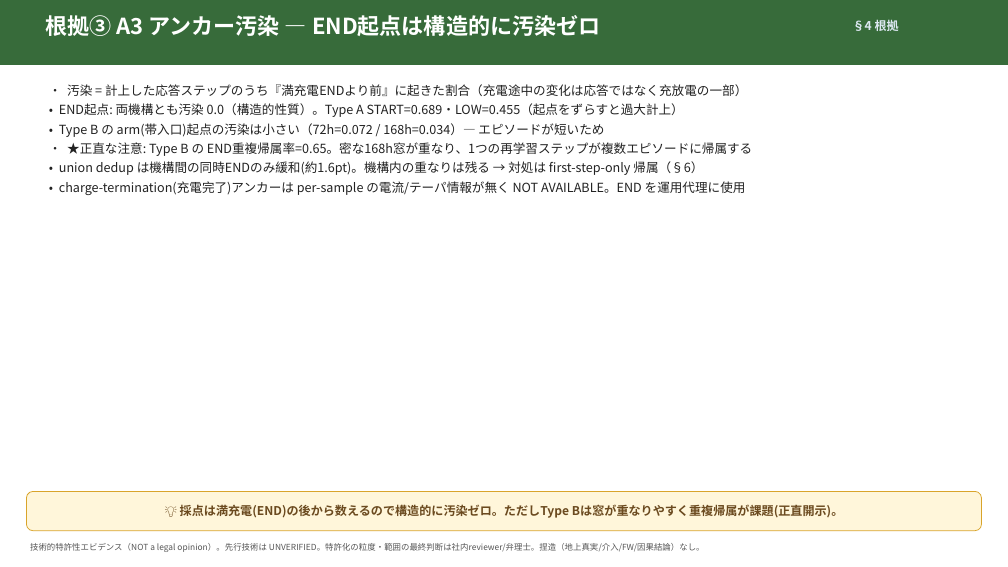
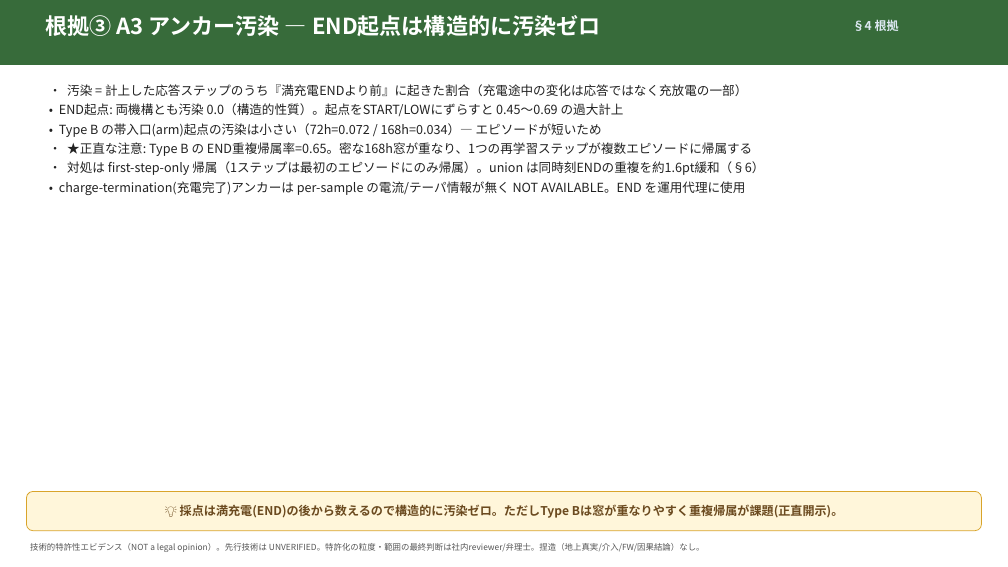
Before and after one commit to naja-hubble/battery-usage-ai, a slide deck: slide 24 of data/reports/fcc_patent_summary_slides_v5_od2.pptx (slide 21 before the commit). Drawn at 1008x567 pixels with LibreOffice and Linux fonts; fonts in the diff are those of the drawing. Boxes give left, top, right and bottom in pixels: in the first picture for what was removed or moved away, otherwise in the second. Text is boxed around its words. In the diff, an @@ line names an element or a change of style, - is before the commit and + after.

```diff
--- a/data/reports/fcc_patent_summary_slides_v5_od2.pptx
+++ b/data/reports/fcc_patent_summary_slides_v5_od2.pptx
@@ text at [59, 103, 624, 137]: text changed @@
-• END起点: 両機構とも汚染 0.0（構造的性質）。Type A START=0.689・LOW=0.455（起点をずらすと過大計上）
-• Type B の arm(帯入口)起点の汚染は小さい（72h=0.072 / 168h=0.034）— エピソードが短いため
+• END起点: 両機構とも汚染 0.0（構造的性質）。起点をSTART/LOWにずらすと 0.45〜0.69 の過大計上
+• Type B の帯入口(arm)起点の汚染は小さい（72h=0.072 / 168h=0.034）— エピソードが短いため
@@ text at [67, 161, 764, 175]: text changed @@
-• union dedup は機構間の同時ENDのみ緩和(約1.6pt)。機構内の重なりは残る → 対処は first-step-only 帰属（§6）
+• 対処は first-step-only 帰属（1ステップは最初のエピソードにのみ帰属）。union は同時刻ENDの重複を約1.6pt緩和（§6）
```
Also in this commit, not shown: 26 other slides changed, 6 slides added, 12 other files.
